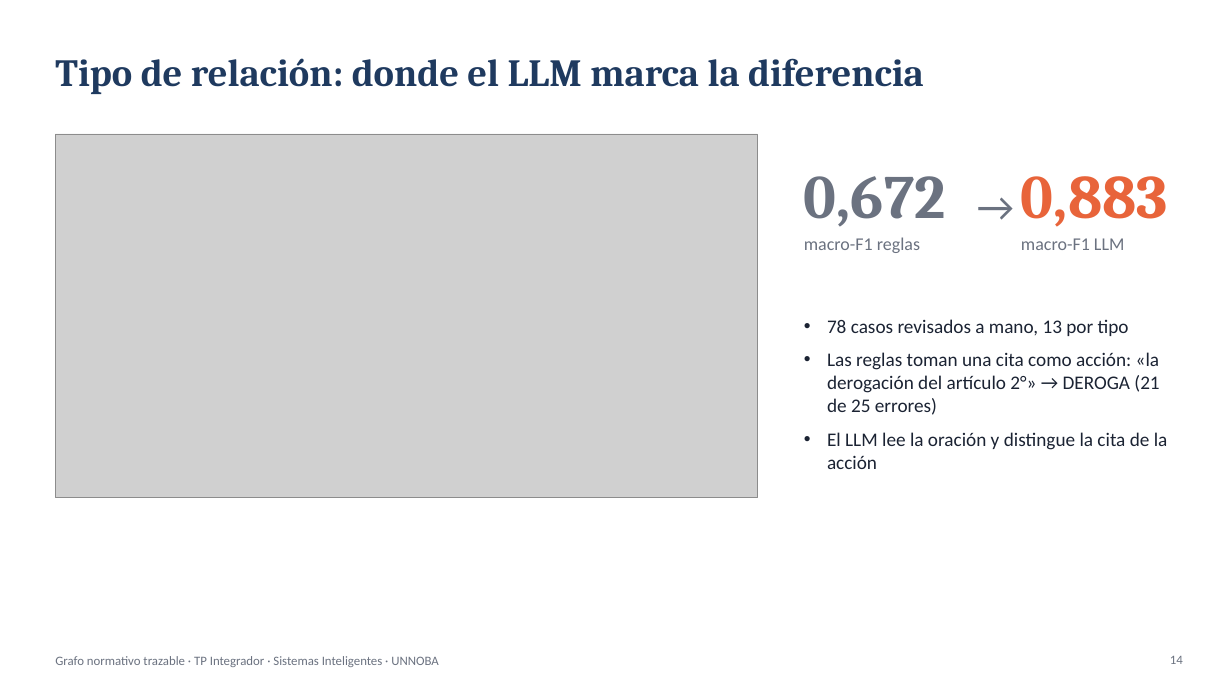
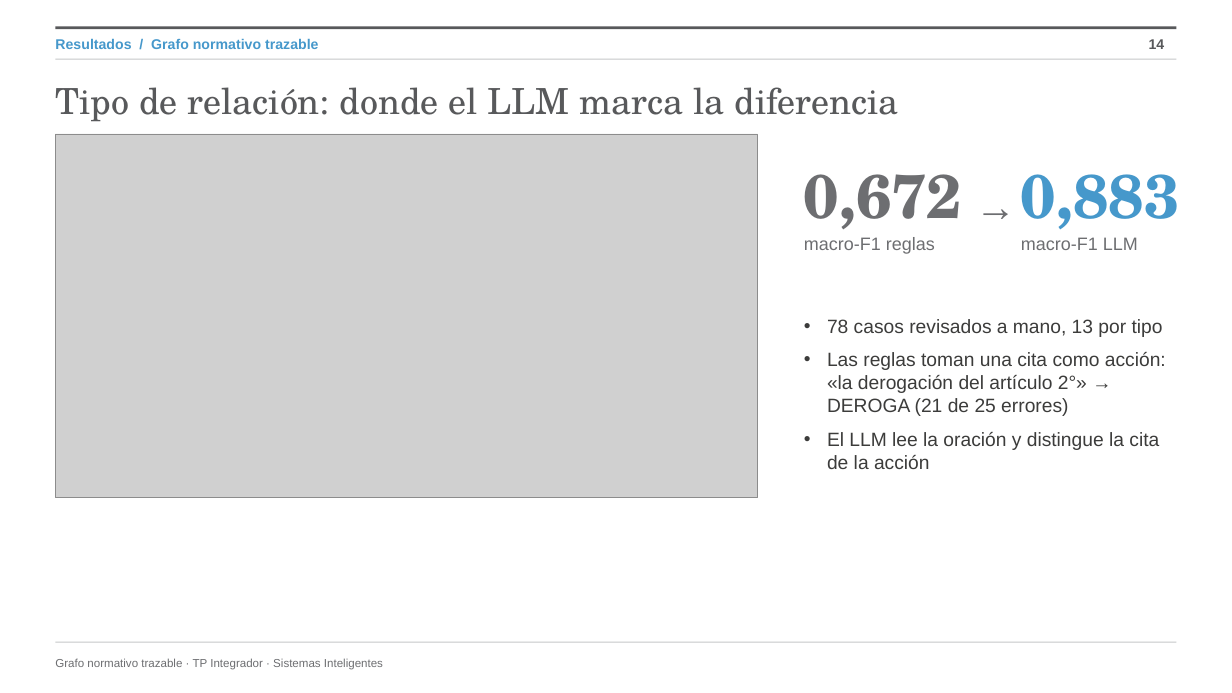
Before and after one commit to JuampiJPT/grafo-legal, a slide deck: slide 14 of docs/presentacion/presentacion_coloquio.pptx. Drawn at 1232x693 pixels with LibreOffice and Linux fonts; fonts in the diff are those of the drawing; grey boxes stand for pictures; background and template pictures are left out. Boxes give left, top, right and bottom in pixels: in the first picture for what was removed or moved away, otherwise in the second. Text is boxed around its words. In the diff, an @@ line names an element or a change of style, - is before the commit and + after.

Commit message:
Presentación con la identidad UNNOBA del manual (B74)

```diff
--- a/docs/presentacion/presentacion_coloquio.pptx
+++ b/docs/presentacion/presentacion_coloquio.pptx
@@ line added from (55, 28) to (1177, 28), #58595B 2.25 pt @@
@@ line added from (55, 59) to (1177, 59), #C6C7C8 0.75 pt @@
@@ text added at [55,38,318,49], 11 pt, text #4698CB, bold @@
+Resultados / Grafo normativo trazable
@@ page number: place and size @@
-page number at [1170,656,1183,664]
+page number at [1149,39,1165,49]
@@ page number at [1149,39,1165,49]: size 10 to 11 pt, font Calibri to Arial, text colour #6B7280 to #58595B, bold on @@
@@ title "Tipo de relación: donde el ...": place and size @@
-title "Tipo de relación: donde el ..." at [55,58,924,94]
+title "Tipo de relación: donde el ..." at [55,87,899,122]
@@ title "Tipo de relación: donde el ..." at [55,87,899,122]: size 30 to 28 pt, font Cambria to TeX Gyre Schola, text colour #1F3A5F to #58595B, bold off @@
@@ text "0,672" at [804,174,962,238]: font Cambria to TeX Gyre Schola, text colour #6B7280 to #6D6E71 @@
@@ text "0,883" at [1021,174,1179,238]: font Cambria to TeX Gyre Schola, text colour #E8643A to #4698CB @@
@@ font Calibri to Arial, text colour #6B7280 to #6D6E71 in 3 elements at [804,237,935,254], [1021,237,1138,250], [975,180,1017,236] @@
@@ text "78 casos revisados a mano, ..." at [827,319,1166,469]: font Calibri to Arial, text colour #1B2333 to #3C3C3B @@
@@ text at [55,658,383,670]: text changed; size 10 to 9 pt; font Calibri to Arial; text colour #6B7280 to #6D6E71 @@
-Grafo normativo trazable · TP Integrador · Sistemas Inteligentes · UNNOBA
+Grafo normativo trazable · TP Integrador · Sistemas Inteligentes
@@ line added from (55, 642) to (1177, 642), #C6C7C8 0.75 pt @@
```
Also in this commit, not shown: 20 other slides changed, 6 other files.
